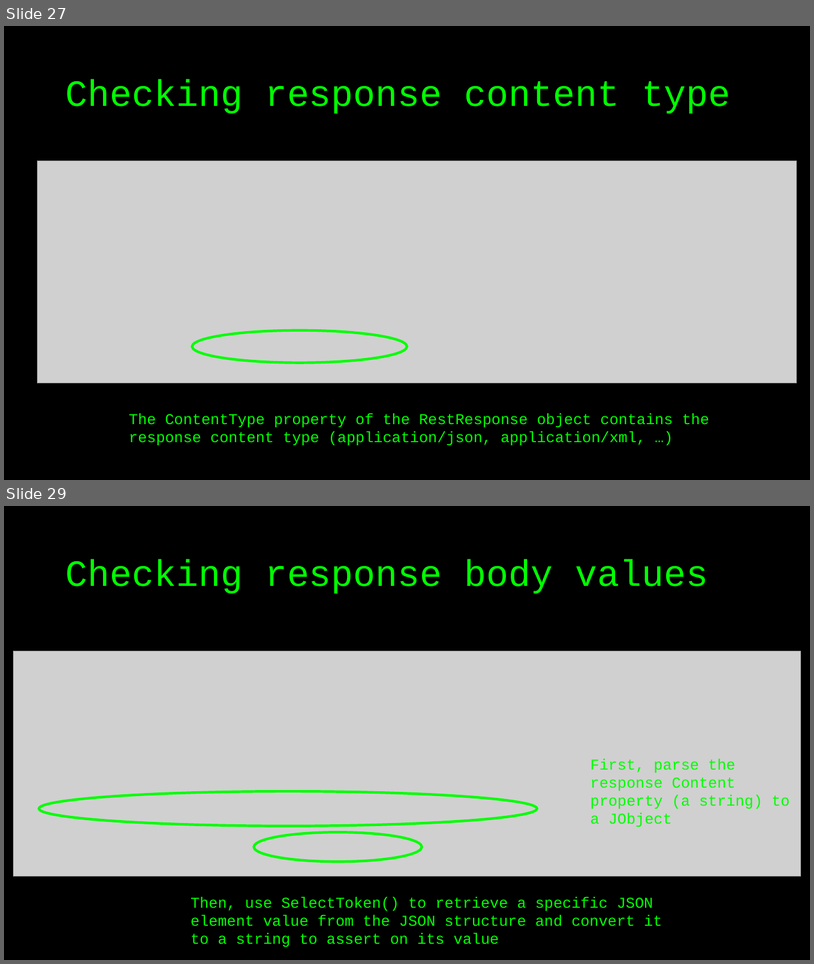
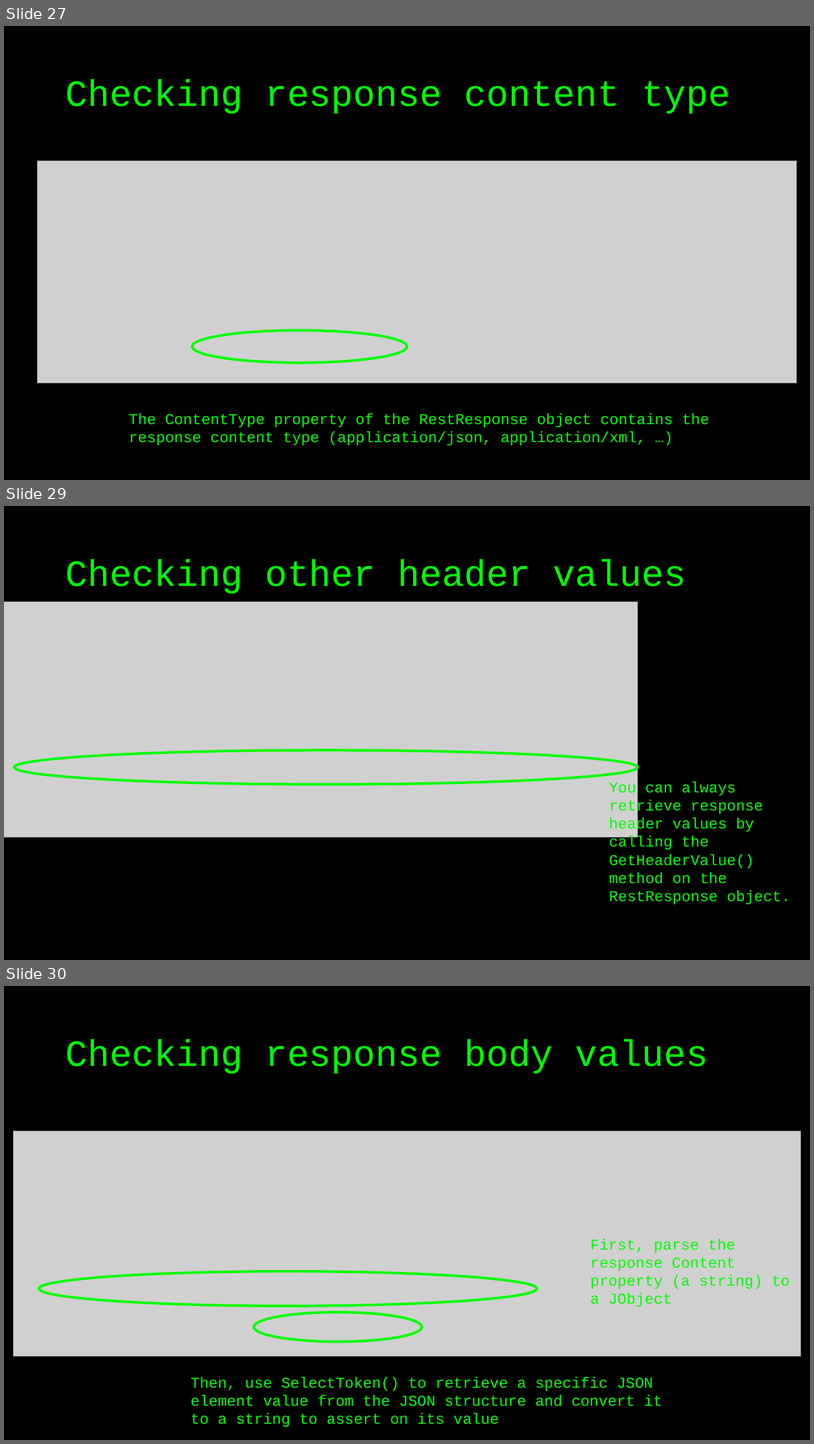
Before and after one commit to basdijkstra/restsharp-workshop, a slide deck: RestSharpWorkshop.pptx. Shown one above the other, each under a label of ours: slides 27 and 29 before the commit, slides 27, 29 and 30 after it; the slides between them are not shown. The pictures are 814x964 and 814x1444 pixels, drawn with LibreOffice and Linux fonts; fonts in the diff are those of the drawing; grey boxes stand for pictures. Boxes give left, top, right and bottom in pixels: in the first picture for what was removed or moved away, otherwise in the second. Text is boxed around its words. In the diff, an @@ line names an element or a change of style, - is before the commit and + after.

```diff
--- a/RestSharpWorkshop.pptx
+++ b/RestSharpWorkshop.pptx
@@ slide 29 added at [4,506,810,960], background #000000 @@
@@ title added at [65,559,686,594], 44 pt, text #00FF00 @@
+Checking other header values
@@ picture added at [4,601,638,837] @@
@@ ellipse added at [14,750,638,784], outline #00FF00 3 pt @@
@@ text added at [609,781,791,904], 18 pt, text #00FF00 @@
+You can always retrieve response header values by calling the GetHeaderValue() method on the RestResponse object.
@@ what was slide 29 is now slide 30 @@
```
Also in this commit, not shown: 1 other slide added, 1 slide removed, 2 other files.
